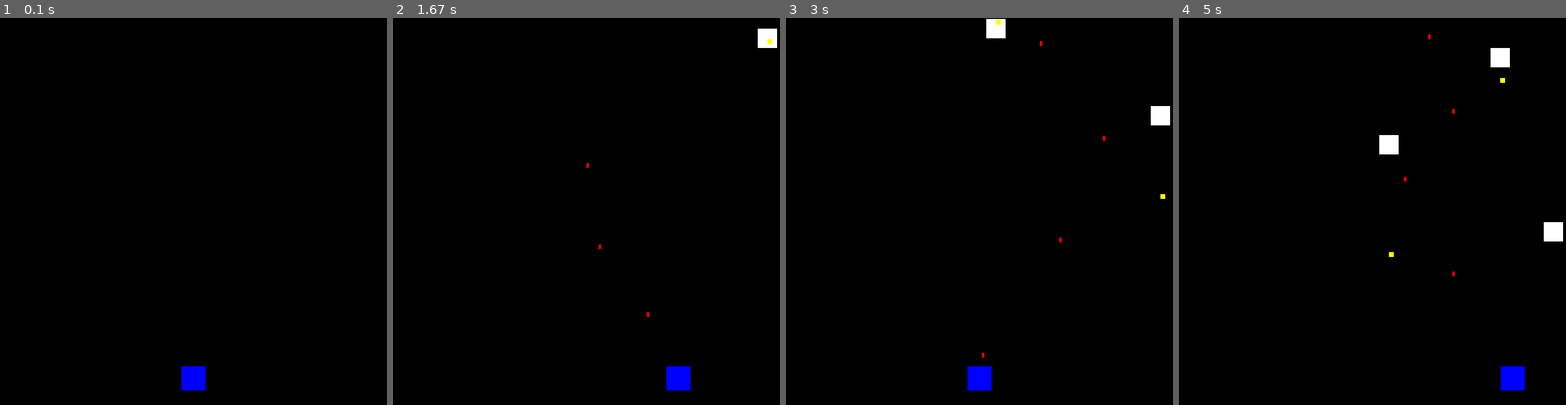
Above: before the commit, frames 1-4 (left to right).
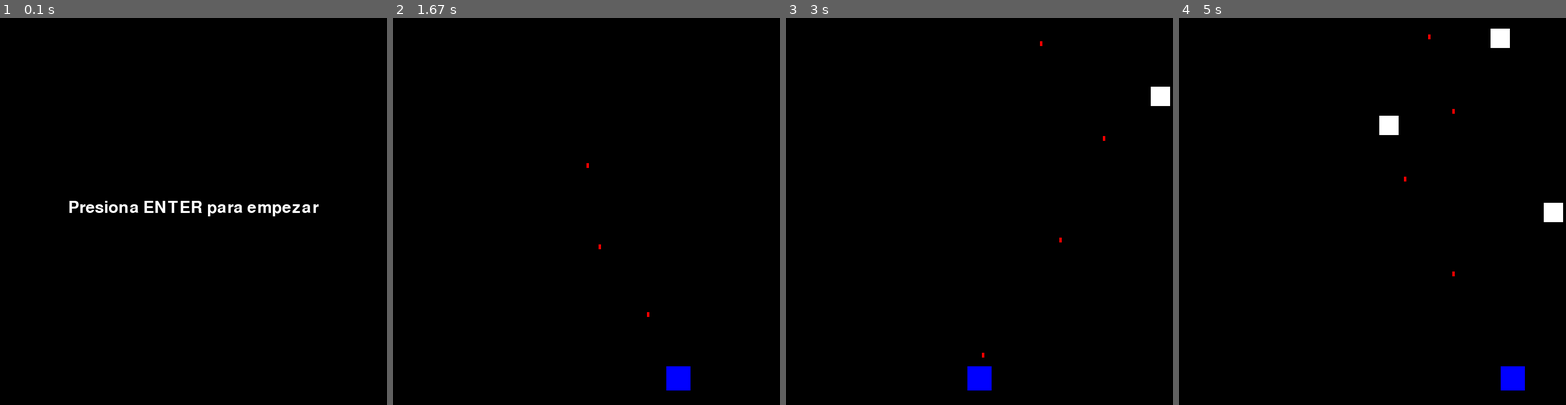
Above: after the commit, the same moments.

Repository: wilkin99/Juego_Pygame
Game: pygame game, started from Wilkin Gervacio Juego/Galatic War.py
Same seed, same stepped clock (60 frames per second), same inputs: the game is played once before the commit and once after it.
Inputs:
- Up to frame 1 (0.1 s): no input
- Up to frame 2 (1.67 s): tap Enter at 0.33 s; tap Space at 0.67, 1.07, 1.37, 1.57 s; hold Right 1-1.47 s; hold Right from 1.5 s (still down)
- Up to frame 3 (3 s): tap Space at 1.87, 2.07, 2.37, 2.63, 2.93 s; release Right at 1.97 s; hold Left 2-2.53 s; hold Left 2.57-2.97 s
- Up to frame 4 (5 s): hold Right 3-3.63 s; tap Space at 3.07, 3.37, 3.73, 4.03, 4.23, 4.53, 4.73 s; hold Left 3.67-4.13 s; hold Right 4.17-4.63 s; hold Right from 4.67 s (still down)

The runs differ from the first frame. In frame 1, 1.3% of the frame differs, in the area x 17-83%, y 47-97%; in frame 2, 0.2%; in frame 3, 0.8%; in frame 4, 1.5%, in the area x 51-100%, y 2-62%.

Commit message:
Esta versión agrega el perder al recibir un disparo de un enemigo, además de las pantallas de inicio y derrota y un efecto de muerte en los enemigos

Diff:
--- a/Wilkin Gervacio Juego/Galatic War.py
+++ b/Wilkin Gervacio Juego/Galatic War.py
@@ -1,6 +1,7 @@
 # Wilkins Ismael Gervacio Carpio 23-EISN-2-036
 import pygame
 import random
+import math
 
 # Inicialización de Pygame
 pygame.init()
@@ -9,8 +10,10 @@
 ANCHO, ALTO = 800, 800
 screen = pygame.display.set_mode((ANCHO, ALTO))
 pygame.display.set_caption("Galactic War")
+# Wilkins Ismael Gervacio Carpio 23-EISN-2-036
+# Fuente para los textos
+font = pygame.font.Font(None, 50)
 
-# Wilkins Ismael Gervacio Carpio 23-EISN-2-036
 # Configuración del jugador
 jugador_tamaño = 50
 jugador_x = ANCHO // 2 - jugador_tamaño // 2
@@ -19,6 +22,7 @@
 jugador_cooldown = 0
 jugador_cooldown_max = 20
 
+# Wilkins Ismael Gervacio Carpio 23-EISN-2-036
 # Configuración de enemigos
 enemigos = []
 enemigo_tamaño = 40
@@ -29,90 +33,160 @@
 velocidad_disparo_enemigo = 4
 TIEMPO_DISPARO_ENEMIGO = 90
 
-# Wilkins Ismael Gervacio Carpio 23-EISN-2-036
 # Proyectiles
 disparos = []
 velocidad_disparo = -7
+explosiones = []
 
+# Wilkins Ismael Gervacio Carpio 23-EISN-2-036
 # Reloj
 clock = pygame.time.Clock()
 
+# Distancia mínima para que los enemigos disparen
+DISTANCIA_MINIMA_ATACAR = 200
+
 # Wilkins Ismael Gervacio Carpio 23-EISN-2-036
-# Bucle principal
+# Pantallas
+def pantalla_inicio():
+    screen.fill((0, 0, 0))  # Pantalla negra
+    texto = font.render("Presiona ENTER para empezar", True, (255, 255, 255))
+    screen.blit(texto, (ANCHO // 2 - texto.get_width() // 2, ALTO // 2 - 25))
+    pygame.display.flip()
+
+def pantalla_perder():
+    screen.fill((255, 0, 0))  # Pantalla roja
+    texto = font.render("Presiona ENTER para reintentar", True, (0, 0, 0))
+    screen.blit(texto, (ANCHO // 2 - texto.get_width() // 2, ALTO // 2 - 25))
+    pygame.display.flip()
+    pygame.time.delay(1000)
+
+    esperando = True
+    while esperando:
+        for event in pygame.event.get():
+            if event.type == pygame.QUIT:
+                pygame.quit()
+                exit()
+            if event.type == pygame.KEYDOWN and event.key == pygame.K_RETURN:
+                reiniciar_juego()
+                esperando = False
+
+# Wilkins Ismael Gervacio Carpio 23-EISN-2-036
+# Estado del juego
+def reiniciar_juego():
+    global jugador_x, jugador_y, jugador_cooldown, enemigos, disparos, disparos_enemigos, explosiones, temporizador_spawn, en_juego
+    jugador_x = ANCHO // 2 - jugador_tamaño // 2
+    jugador_y = ALTO - 80
+    jugador_cooldown = 0
+    enemigos = []
+    disparos = []
+    disparos_enemigos = []
+    explosiones = []
+    temporizador_spawn = 0
+    en_juego = True
+
 running = True
+en_juego = False
+
+# Wilkins Ismael Gervacio Carpio 23-EISN-2-036
 while running:
-    screen.fill((0, 0, 0))  # Fondo negro
+    if not en_juego:
+        pantalla_inicio()
+        for event in pygame.event.get():
+            if event.type == pygame.QUIT:
+                running = False
+            if event.type == pygame.KEYDOWN and event.key == pygame.K_RETURN:
+                reiniciar_juego()
 
-    # Manejo de eventos
-    for event in pygame.event.get():
-        if event.type == pygame.QUIT:
-            running = False
+    else:
+        screen.fill((0, 0, 0))  # Fondo negro
+# Wilkins Ismael Gervacio Carpio 23-EISN-2-036
+        # Manejo de eventos
+        for event in pygame.event.get():
+            if event.type == pygame.QUIT:
+                running = False
 
-    # Wilkins Ismael Gervacio Carpio 23-EISN-2-036
-    # Controles del jugador
-    keys = pygame.key.get_pressed()
-    if keys[pygame.K_LEFT] and jugador_x > 0:
-        jugador_x -= jugador_velocidad
-    if keys[pygame.K_RIGHT] and jugador_x < ANCHO - jugador_tamaño:
-        jugador_x += jugador_velocidad
-    if keys[pygame.K_SPACE] and jugador_cooldown == 0:
-        disparos.append([jugador_x + jugador_tamaño // 2, jugador_y])
-        jugador_cooldown = jugador_cooldown_max
+        # Controles del jugador
+        keys = pygame.key.get_pressed()
+        if keys[pygame.K_LEFT] and jugador_x > 0:
+            jugador_x -= jugador_velocidad
+        if keys[pygame.K_RIGHT] and jugador_x < ANCHO - jugador_tamaño:
+            jugador_x += jugador_velocidad
+        if keys[pygame.K_SPACE] and jugador_cooldown == 0:
+            disparos.append([jugador_x + jugador_tamaño // 2, jugador_y])
+            jugador_cooldown = jugador_cooldown_max
+# Wilkins Ismael Gervacio Carpio 23-EISN-2-036
+        # Reducir cooldown del jugador
+        if jugador_cooldown > 0:
+            jugador_cooldown -= 1
 
-    # Reducir cooldown del jugador
-    if jugador_cooldown > 0:
-        jugador_cooldown -= 1
+        # Mover enemigos
+        temporizador_spawn += 1
+        if temporizador_spawn >= SPAWN_TIEMPO:
+            enemigos.append([random.randint(0, ANCHO - enemigo_tamaño), 0, 0])
+            temporizador_spawn = 0
+# Wilkins Ismael Gervacio Carpio 23-EISN-2-036
+        for enemy in enemigos[:]:
+            enemy[1] += enemigo_velocidad
+            enemy[2] += 1
 
-    # Wilkins Ismael Gervacio Carpio 23-EISN-2-036
-    # Generar enemigos
-    temporizador_spawn += 1
-    if temporizador_spawn >= SPAWN_TIEMPO:
-        enemigo_x = random.randint(0, ANCHO - enemigo_tamaño)
-        enemigos.append([enemigo_x, 0, 0])
-        # Enemigos disparan inmediatamente al aparecer
-        disparos_enemigos.append([enemigo_x + enemigo_tamaño // 2, 0, 0, velocidad_disparo_enemigo])
-        temporizador_spawn = 0
+            # Dibujar enemigo (rectángulo blanco)
+            pygame.draw.rect(screen, (255, 255, 255), (enemy[0], enemy[1], enemigo_tamaño, enemigo_tamaño))
+# Wilkins Ismael Gervacio Carpio 23-EISN-2-036
+            # Calcular la distancia entre el enemigo y el jugador
+            distance = math.sqrt((enemy[0] - jugador_x) ** 2 + (enemy[1] - jugador_y) ** 2)
 
-    # Mover enemigos
-    for enemigo in enemigos[:]:
-        enemigo[1] += enemigo_velocidad
+            # Solo disparan en la parte inferior
+            if enemy[2] >= TIEMPO_DISPARO_ENEMIGO and distance < DISTANCIA_MINIMA_ATACAR:
+                direccion_x = jugador_x + jugador_tamaño // 2 - (enemy[0] + enemigo_tamaño // 2)
+                direccion_y = jugador_y - enemy[1]
+                length = math.sqrt(direccion_x ** 2 + direccion_y ** 2)
+                if length != 0:
+                    direccion_x /= length
+                    direccion_y /= length
+                disparos_enemigos.append([enemy[0] + enemigo_tamaño // 2, enemy[1], direccion_x * velocidad_disparo_enemigo, direccion_y * velocidad_disparo_enemigo])
+                enemy[2] = 0
+# Wilkins Ismael Gervacio Carpio 23-EISN-2-036
+        # Mover balas del jugador
+        for disparo in disparos[:]:
+            disparo[1] += velocidad_disparo
+            if disparo[1] < 0:
+                disparos.remove(disparo)
+            for enemy in enemigos[:]:
+                if enemy[0] < disparo[0] < enemy[0] + enemigo_tamaño and enemy[1] < disparo[1] < enemy[1] + enemigo_tamaño:
+                    explosiones.append([enemy[0], enemy[1], 30])
+                    enemigos.remove(enemy)
+                    disparos.remove(disparo)
+                    break
 
-        # Wilkins Ismael Gervacio Carpio 23-EISN-2-036
-        # Dibujar enemigo (rectángulo blanco)
-        pygame.draw.rect(screen, (255, 255, 255), (enemigo[0], enemigo[1], enemigo_tamaño, enemigo_tamaño))
+        # Mover balas de los enemigos
+        for disparo_enemigo in disparos_enemigos[:]:
+            disparo_enemigo[0] += disparo_enemigo[2]
+            disparo_enemigo[1] += disparo_enemigo[3]
+            if disparo_enemigo[1] > ALTO or disparo_enemigo[0] < 0 or disparo_enemigo[0] > ANCHO:
+                disparos_enemigos.remove(disparo_enemigo)
+            elif jugador_x < disparo_enemigo[0] < jugador_x + jugador_tamaño and jugador_y < disparo_enemigo[1] < jugador_y + jugador_tamaño:
+                pantalla_perder()
+# Wilkins Ismael Gervacio Carpio 23-EISN-2-036
+        # Dibujar jugador (rectángulo azul)
+        pygame.draw.rect(screen, (0, 0, 255), (jugador_x, jugador_y, jugador_tamaño, jugador_tamaño))
 
-    # Mover balas del jugador
-    for disparo in disparos[:]:
-        disparo[1] += velocidad_disparo
-        if disparo[1] < 0:
-            disparos.remove(disparo)
-        for enemigo in enemigos[:]:
-            if enemigo[0] < disparo[0] < enemigo[0] + enemigo_tamaño and enemigo[1] < disparo[1] < enemigo[1] + enemigo_tamaño:
-                enemigos.remove(enemigo)
-                disparos.remove(disparo)
-                break
+        # Dibujar balas del jugador (líneas rojas)
+        for disparo in disparos:
+            pygame.draw.rect(screen, (255, 0, 0), (disparo[0], disparo[1], 5, 10))
+# Wilkins Ismael Gervacio Carpio 23-EISN-2-036
+        # Dibujar balas de los enemigos (líneas amarillas)
+        for disparo_enemigo in disparos_enemigos:
+            pygame.draw.rect(screen, (255, 255, 0), (disparo_enemigo[0], disparo_enemigo[1], 10, 10))
 
-    # Wilkins Ismael Gervacio Carpio 23-EISN-2-036
-    # Mover balas de los enemigos (solo bajan en línea recta)
-    for disparo_enemigo in disparos_enemigos[:]:
-        disparo_enemigo[1] += velocidad_disparo_enemigo
-        if disparo_enemigo[1] > ALTO:
-            disparos_enemigos.remove(disparo_enemigo)
-
-    # Dibujar jugador (rectángulo azul)
-    pygame.draw.rect(screen, (0, 0, 255), (jugador_x, jugador_y, jugador_tamaño, jugador_tamaño))
-
-    # Wilkins Ismael Gervacio Carpio 23-EISN-2-036
-    # Dibujar balas del jugador (rectángulos rojos)
-    for disparo in disparos:
-        pygame.draw.rect(screen, (255, 0, 0), (disparo[0], disparo[1], 5, 10))
-
-    # Dibujar balas de los enemigos (rectángulos amarillos)
-    for disparo_enemigo in disparos_enemigos:
-        pygame.draw.rect(screen, (255, 255, 0), (disparo_enemigo[0], disparo_enemigo[1], 10, 10))
-
-    pygame.display.flip()
-    clock.tick(60)
+        # Dibujar explosiones (círculos naranjas)
+        for explosion in explosiones[:]:
+            pygame.draw.circle(screen, (255, 165, 0), (explosion[0] + enemigo_tamaño // 2, explosion[1] + enemigo_tamaño // 2), 20)
+            explosion[2] -= 1
+            if explosion[2] <= 0:
+                explosiones.remove(explosion)
+# Wilkins Ismael Gervacio Carpio 23-EISN-2-036
+        pygame.display.flip()
+        clock.tick(60)
 
 pygame.quit()
 # Wilkins Ismael Gervacio Carpio 23-EISN-2-036
